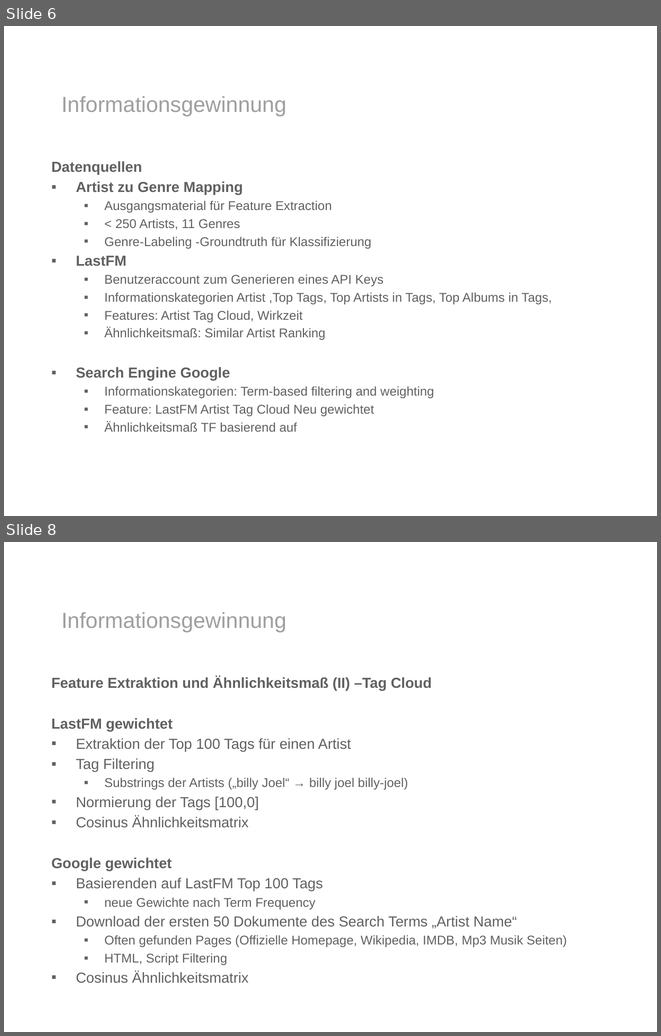
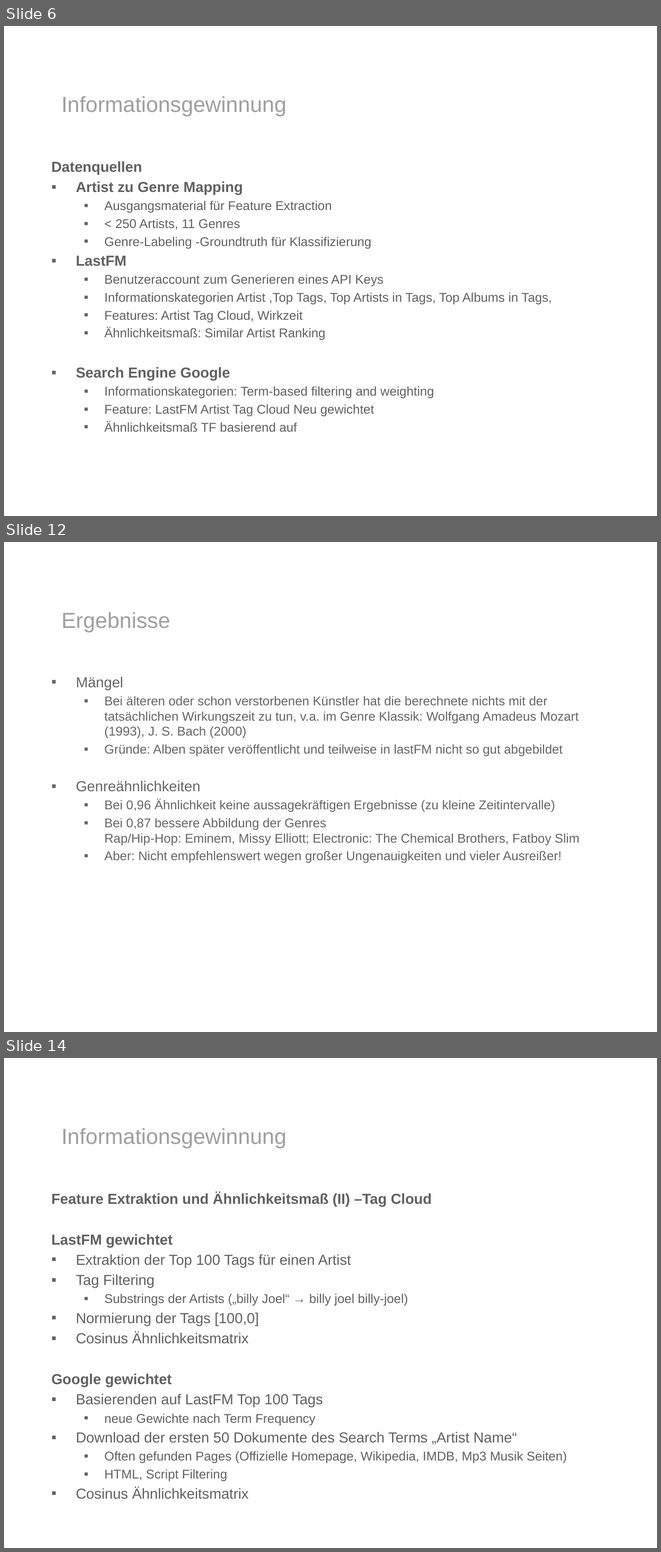
Before and after one commit to ohuguy/mirlastfm, a slide deck: presentation/presentation.pptx. Shown one above the other, each under a label of ours: slides 6 and 8 before the commit, slides 6, 12 and 14 after it; the slides between them are not shown. The pictures are 661x1036 and 661x1552 pixels, drawn with LibreOffice and Linux fonts; fonts in the diff are those of the drawing; background and template pictures are left out. Boxes give left, top, right and bottom in pixels: in the first picture for what was removed or moved away, otherwise in the second. Text is boxed around its words. In the diff, an @@ line names an element or a change of style, - is before the commit and + after.

```diff
--- a/presentation/presentation.pptx
+++ b/presentation/presentation.pptx
@@ slide 12 added at bbox=[4, 542, 657, 1032], background #FFFFFF @@
@@ text added at bbox=[61, 612, 170, 632], 24 pt, text #9F9F9F @@
+Ergebnisse
@@ text added at bbox=[76, 677, 580, 863], 14 pt, text #656565 @@
+▪ Mängel
+  ▪ Bei älteren oder schon verstorbenen Künstler hat die berechnete nichts mit der tatsächlichen Wirkungszeit zu tun, v.a. im Genre Klassik: Wolfgang Amadeus Mozart (1993), J. S. Bach (2000)
+  ▪ Gründe: Alben später veröffentlicht und teilweise in lastFM nicht so gut abgebildet
+▪ Genreähnlichkeiten
+  ▪ Bei 0,96 Ähnlichkeit keine aussagekräftigen Ergebnisse (zu kleine Zeitintervalle)
+  ▪ Bei 0,87 bessere Abbildung der Genres
+    Rap/Hip-Hop: Eminem, Missy Elliott; Electronic: The Chemical Brothers, Fatboy Slim
+  ▪ Aber: Nicht empfehlenswert wegen großer Ungenauigkeiten und vieler Ausreißer!
@@ what was slide 8 is now slide 14 @@
```
Also in this commit, not shown: 1 slide changed, 5 other slides added, 3 other files.
